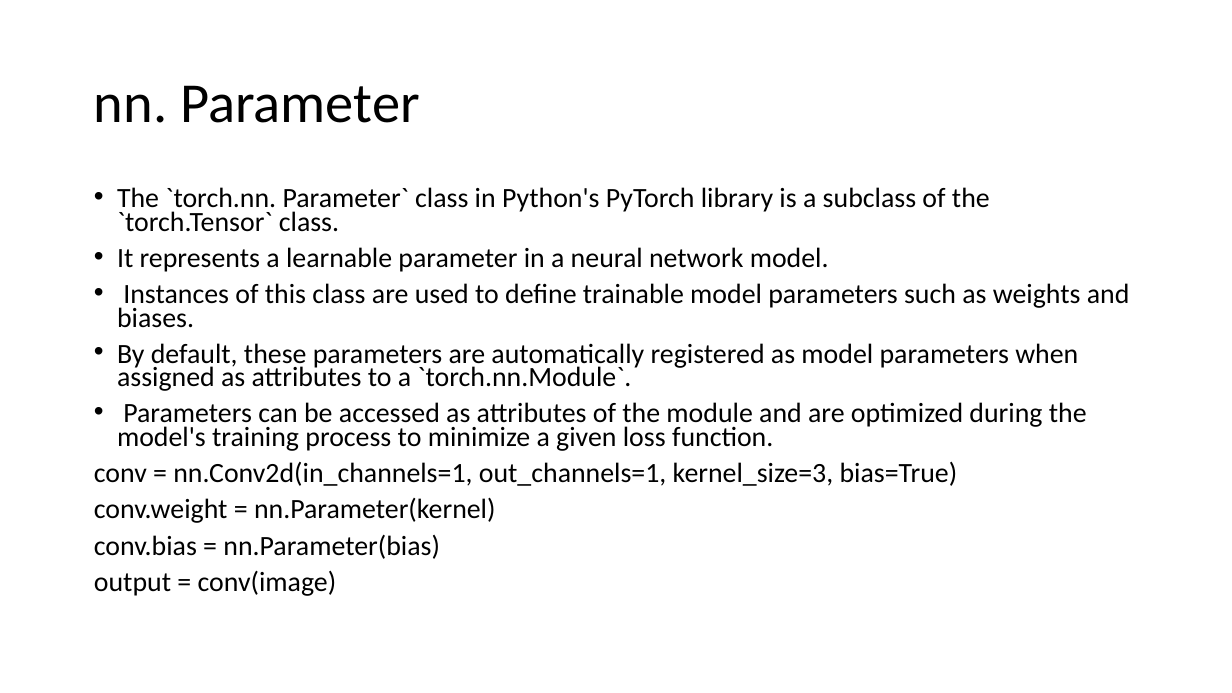
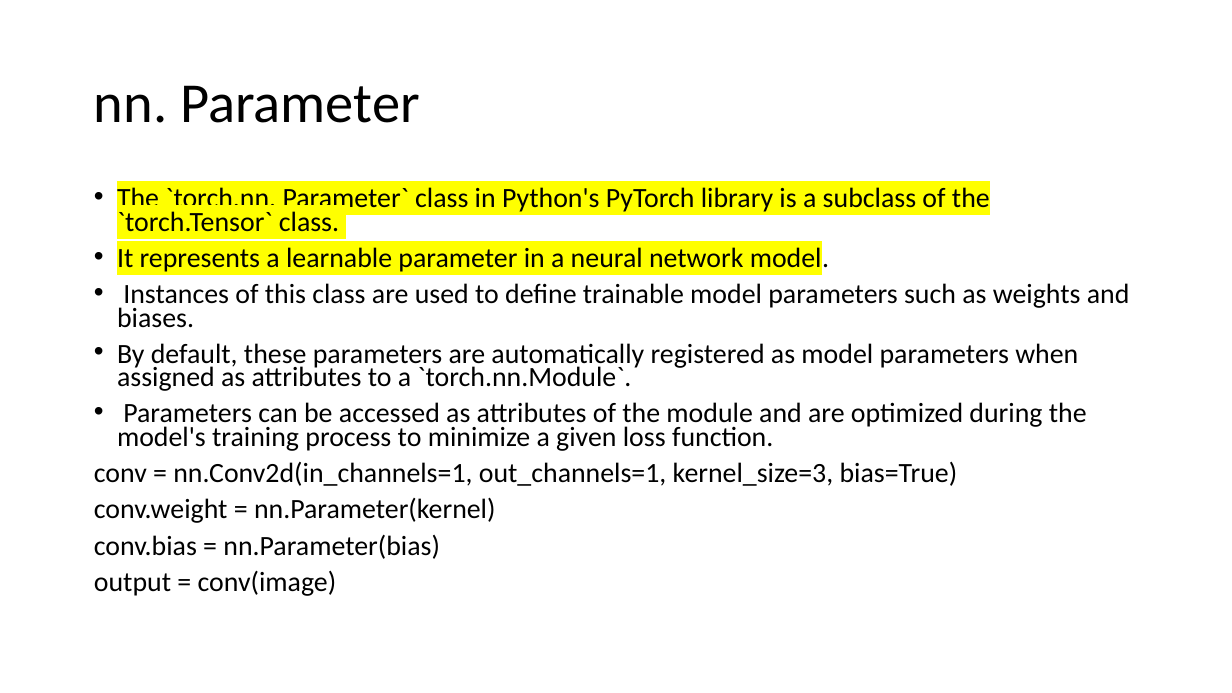
Before and after one commit to Ascii-Hermit/6thSem, a slide deck: slide 42 of DL/New/L7 Convolutional Neural Networks.pptx. Drawn at 1232x693 pixels with LibreOffice and Linux fonts; fonts in the diff are those of the drawing. Boxes give left, top, right and bottom in pixels: in the first picture for what was removed or moved away, otherwise in the second. Text is boxed around its words. In the diff, an @@ line names an element or a change of style, - is before the commit and + after.

```diff
--- a/DL/New/L7 Convolutional Neural Networks.pptx
+++ b/DL/New/L7 Convolutional Neural Networks.pptx
@@ text at (117,187,990,274): highlight none to #FFFF00 in "The `torch.nn. Parameter` class in Python's PyTorch ...", "It represents a learnable parameter in a ..." @@
```
Also in this commit, not shown: 23 other slides changed, 3 other files.
